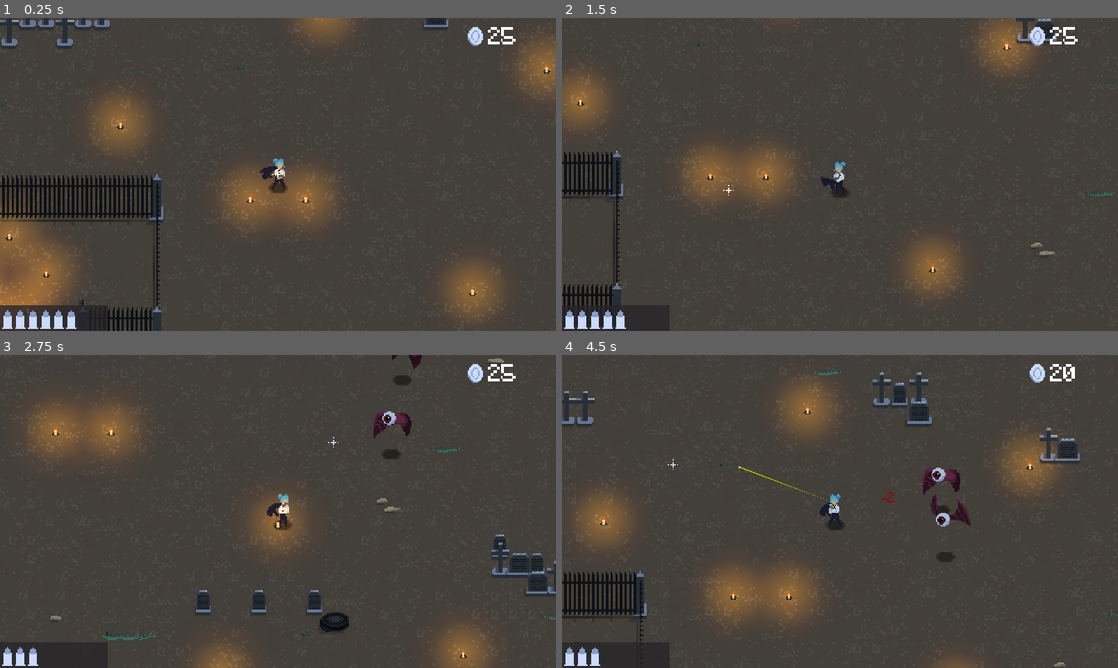
Above: before the commit, frames 1-4 (two rows, left to right).
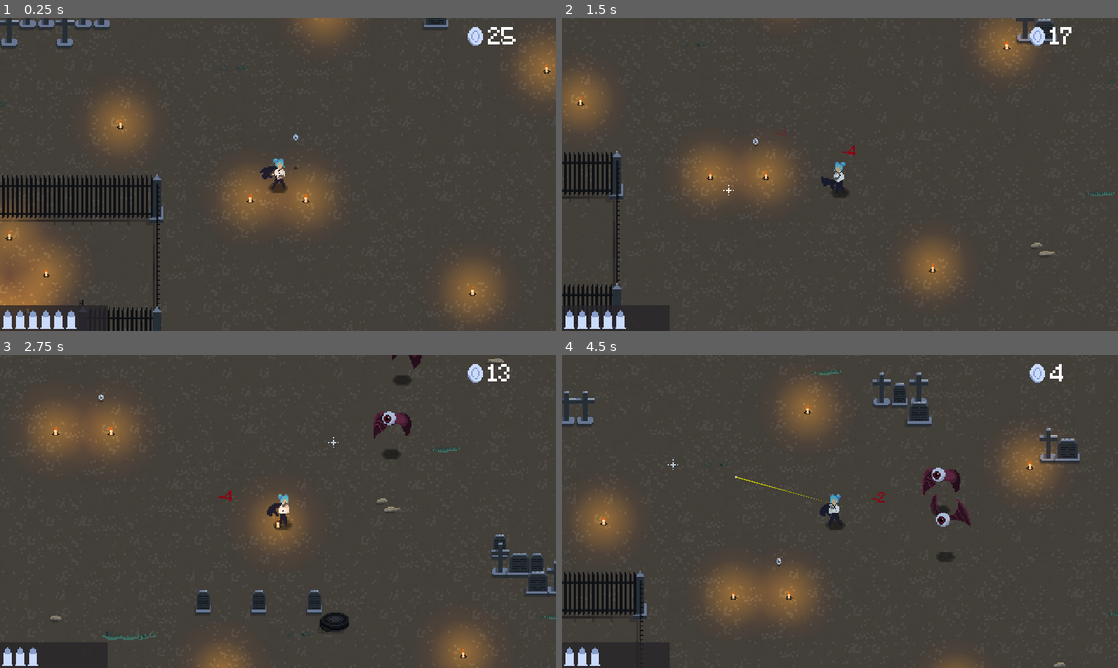
Above: after the commit, the same moments.

Repository: Niimphu/JGJ24
Game: Godot game, scene res://scenes/game/game.tscn
Same seed, same stepped clock (60 frames per second), same inputs: the game is played once before the commit and once after it.
Inputs (mouse positions are in pixels of both pictures, inside the frame that each line leads up to):
- Up to frame 1 (0.25 s): no input
- Up to frame 2 (1.5 s): move the mouse to (962, 158) at 0.52 s; hold D (move_right) 0.53-1.28 s; click (962, 158) at 0.6 s; right-click (962, 158) at 0.8 s; move the mouse to (728, 190) at 1.27 s; hold S (move_down) from 1.28 s (still down); right-click (728, 190) at 1.35 s
- Up to frame 3 (2.75 s): click (166, 527) at 1.55 s; move the mouse to (333, 442) at 2.02 s; release S (move_down) at 2.03 s; hold D (move_right) from 2.03 s (still down); click (333, 442) at 2.1 s; right-click (333, 442) at 2.3 s
- Up to frame 4 (4.5 s): move the mouse to (812, 574) at 2.77 s; release D (move_right) at 2.78 s; hold W (move_up) 2.78-3.53 s; tap Space (roll) at 2.85 s; click (812, 574) at 3.05 s; move the mouse to (1006, 558) at 3.52 s; hold A (move_left) from 3.53 s (still down); right-click (1006, 558) at 3.6 s; tap R (reload) at 4.15 s; move the mouse to (673, 464) at 4.27 s; click (673, 464) at 4.35 s

The runs differ from the first frame. In frame 1, less than 0.1% of the frame differs, in the area x 52-54%, y 37-49%; in frame 2, 0.2%; in frame 3, 0.2%; in frame 4, 0.3%, in the area x 31-93%, y 2-68%.

Commit message:
start coin

Diff:
--- a/project.godot
+++ b/project.godot
@@ -74,6 +74,11 @@
 "events": [Object(InputEventKey,"resource_local_to_scene":false,"resource_name":"","device":-1,"window_id":0,"alt_press …(192 unchanged characters)…
 ]
 }
+ability={
+"deadzone": 0.5,
+"events": [Object(InputEventMouseButton,"resource_local_to_scene":false,"resource_name":"","device":-1,"window_id":0,"alt_pressed":false,"shift_pressed":false,"ctrl_pressed":false,"meta_pressed":false,"button_mask":2,"position":Vector2(89, 12),"global_position":Vector2(98, 58),"factor":1.0,"button_index":2,"canceled":false,"pressed":true,"double_click":false,"script":null)
+]
+}
 
 [layer_names]
 
--- /dev/null
+++ b/scenes/entities/coin.gd
@@ -0,0 +1,8 @@
+extends Area2D
+
+func _ready():
+	area_entered.connect(be_shot)
+
+
+func be_shot():
+	queue_free()
--- /dev/null
+++ b/scenes/entities/coin.tscn
@@ -0,0 +1,66 @@
+[gd_scene load_steps=8 format=3 uid="uid://bjq7ldanh8mt5"]
+
+[ext_resource type="Texture2D" uid="uid://ysmwvl21t6aq" path="res://assets/images/Coin.png" id="1_0bqvw"]
+[ext_resource type="Script" path="res://scenes/entities/coin.gd" id="1_fkree"]
+[ext_resource type="Texture2D" uid="uid://vefmib8h7axf" path="res://assets/images/CoinShadow.png" id="2_5g5qp"]
+
+[sub_resource type="CapsuleShape2D" id="CapsuleShape2D_6vkv4"]
+radius = 2.642
+height = 7.64377
+
+[sub_resource type="Animation" id="Animation_2x3cv"]
+resource_name = "fly"
+length = 1.1
+step = 0.1
+tracks/0/type = "value"
+tracks/0/imported = false
+tracks/0/enabled = true
+tracks/0/path = NodePath("CollisionShape2D:position")
+tracks/0/interp = 1
+tracks/0/loop_wrap = true
+tracks/0/keys = {
+"times": PackedFloat32Array(0, 0.1, 0.2, 0.3, 0.4, 0.5, 0.6, 0.7, 0.8, 0.9, 1, 1.1),
+"transitions": PackedFloat32Array(1, 1, 1, 1, 1, 1, 1, 1, 1, 1, 1, 1),
+"update": 0,
+"values": [Vector2(0, -5), Vector2(0, -12), Vector2(0, -23), Vector2(0, -30), Vector2(0, -31.5), Vector2(0, -32), Vector2(0, -32), Vector2(0, -31.5), Vector2(0, -30), Vector2(0, -23), Vector2(0, -12), Vector2(0, -3)]
+}
+
+[sub_resource type="Animation" id="Animation_cb4t4"]
+length = 0.001
+tracks/0/type = "value"
+tracks/0/imported = false
+tracks/0/enabled = true
+tracks/0/path = NodePath("CollisionShape2D:position")
+tracks/0/interp = 1
+tracks/0/loop_wrap = true
+tracks/0/keys = {
+"times": PackedFloat32Array(0),
+"transitions": PackedFloat32Array(1),
+"update": 0,
+"values": [Vector2(0, -5)]
+}
+
+[sub_resource type="AnimationLibrary" id="AnimationLibrary_qkvvm"]
+_data = {
+"RESET": SubResource("Animation_cb4t4"),
+"fly": SubResource("Animation_2x3cv")
+}
+
+[node name="Coin" type="Area2D"]
+script = ExtResource("1_fkree")
+
+[node name="Shadow" type="Sprite2D" parent="."]
+texture = ExtResource("2_5g5qp")
+
+[node name="CollisionShape2D" type="CollisionShape2D" parent="."]
+position = Vector2(0, -5)
+shape = SubResource("CapsuleShape2D_6vkv4")
+
+[node name="CoinSprite" type="Sprite2D" parent="CollisionShape2D"]
+texture = ExtResource("1_0bqvw")
+
+[node name="AnimationPlayer" type="AnimationPlayer" parent="."]
+libraries = {
+"": SubResource("AnimationLibrary_qkvvm")
+}
+autoplay = "fly"
--- a/scenes/entities/player.gd
+++ b/scenes/entities/player.gd
@@ -25,6 +25,7 @@
 @onready var Ouch := $Ouch
 
 @onready var bullet_scene := preload("bullet.tscn")
+@onready var coin_scene := preload("res://scenes/entities/coin.tscn")
 @onready var dust_scene := preload("res://scenes/entities/roll_dust.tscn")
 @onready var popup_scene := preload("res://scenes/ui/popup.tscn")
 
@@ -43,6 +44,7 @@
 var reload_cost := -2
 var roll_cost := -3
 var piercing_level := 2
+var ability_coin_count := 4
 
 # this is fine & whatever
 var roll_direction := Vector2.RIGHT
@@ -94,6 +96,8 @@
 			reload(fully_reloadable)
 		else:
 			reload()
+	elif Input.is_action_just_pressed("ability"):
+		throw_coins()
 
 
 func idle() -> void:
@@ -187,9 +191,16 @@
 
 	var bullet := bullet_scene.instantiate()
 	bullet.position = muzzle_pos
-	bullet.set_parameters((position - mouse_pos).normalized(), piercing_level)
+	bullet.set_parameters((muzzle_pos - mouse_pos).normalized(), piercing_level)
 	BulletManager.add_child(bullet)
 	GunAnimator.play("shoot")
+
+
+func throw_coins() -> void:
+	if !Game.update_coins(-ability_coin_count, popup_pos()):
+		print("wa wa")
+
+
 
 
 func reload(full := false) -> void:
--- a/scenes/game/game.tscn
+++ b/scenes/game/game.tscn
@@ -15,6 +15,7 @@
 [ext_resource type="Texture2D" uid="uid://bg5nebaq30wv6" path="res://assets/images/Ammo.png" id="8_17bs5"]
 [ext_resource type="Texture2D" uid="uid://c8qt7kccusryk" path="res://assets/images/BigCoin.png" id="9_dy81b"]
 [ext_resource type="Script" path="res://scenes/ui/upgrade_menu.gd" id="13_elg64"]
+[ext_resource type="PackedScene" uid="uid://bjq7ldanh8mt5" path="res://scenes/entities/coin.tscn" id="16_6jo8y"]
 
 [sub_resource type="TileSetAtlasSource" id="TileSetAtlasSource_r3wxp"]
 texture = ExtResource("2_dyyk8")
@@ -243,6 +244,9 @@
 tile_map_data = PackedByteArray("AADb/+z/AAATAAEAAADb/+3/AAATAAEAAADb/+7/AAATAAEAAADb/+//AAATAAEAAADb//D/AAATAAEAAADb// …(47808 unchanged characters)…
 tile_set = SubResource("TileSet_w6yhb")
 
+[node name="Coin" parent="." instance=ExtResource("16_6jo8y")]
+position = Vector2(15.1978, -17.4027)
+
 [node name="UpgradeManager" type="Node2D" parent="." node_paths=PackedStringArray("Upgrade1", "Upgrade2", "Game", "Player", "UpgradeMenuFader")]
 process_mode = 3
 script = ExtResource("3_vaf8l")
@@ -427,9 +431,6 @@
 shape = SubResource("CapsuleShape2D_aydql")
 
 [node name="TerrainHurtbox" parent="Entities/NavigationRegion2D/TerrainInfo" instance=ExtResource("6_wnkty")]
-
-[node name="CollisionShape2D" parent="Entities/NavigationRegion2D/TerrainInfo/TerrainHurtbox" index="0"]
-position = Vector2(0.2785, 0.335199)
 
 [node name="Pillar" type="CollisionPolygon2D" parent="Entities/NavigationRegion2D/TerrainInfo/TerrainHurtbox"]
 polygon = PackedVector2Array(-291, 130, -291, 144, -302, 144, -302, 130)
Binary file changed: assets/images/Coin.png
Binary file added: assets/images/CoinShadow.png
Not shown, added: assets/images/CoinShadow.png.import
Not shown: 1 places in scenes/game/game.tscn that only renumber resources
